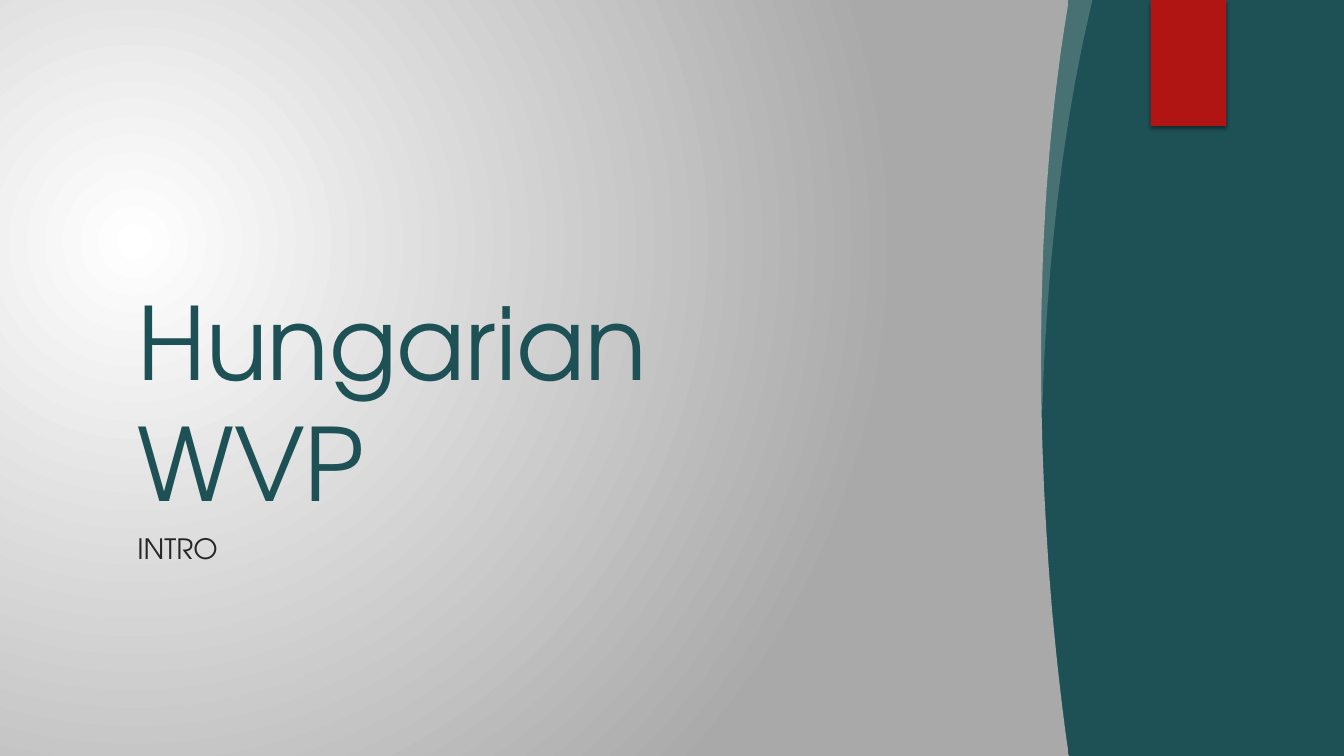
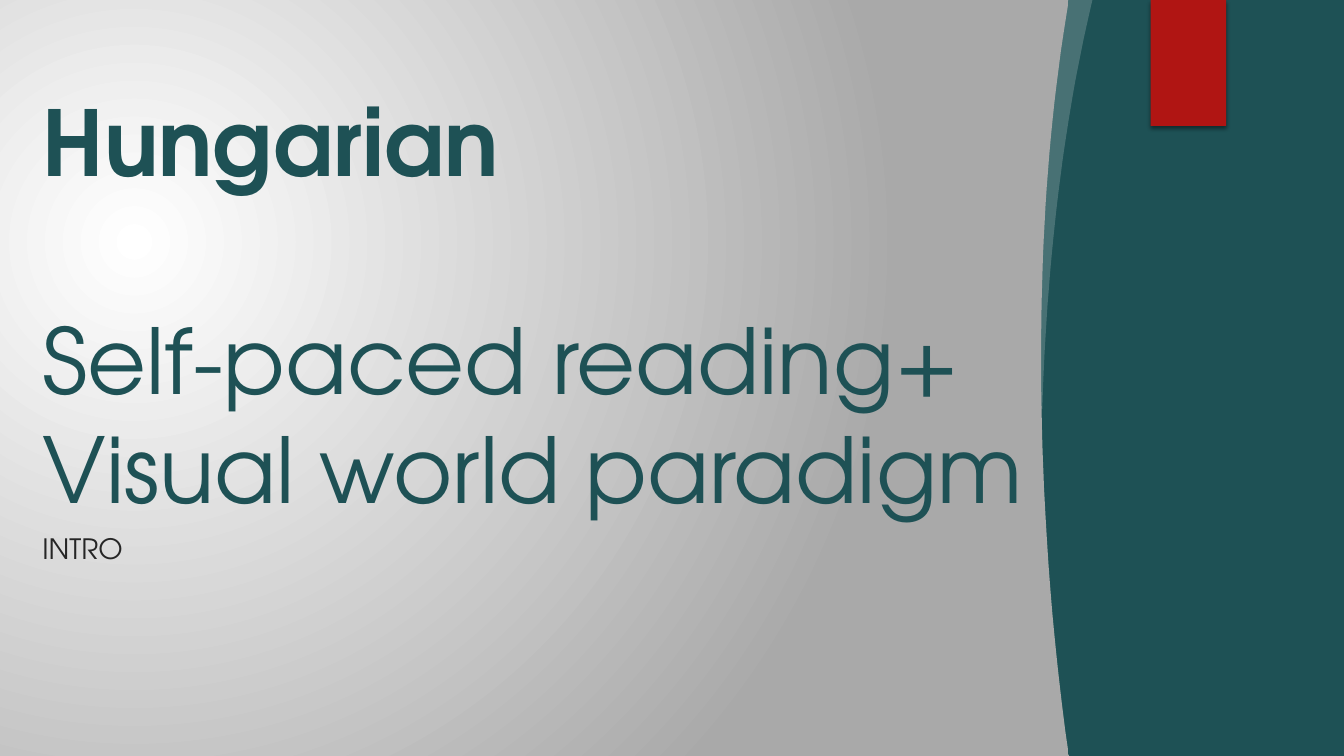
Before and after one commit to partigabor/pcibex-hun, a slide deck: slide 1 of hun.pptx. Drawn at 1344x756 pixels with LibreOffice and Linux fonts; fonts in the diff are those of the drawing; background and template pictures are left out. Boxes give left, top, right and bottom in pixels: in the first picture for what was removed or moved away, otherwise in the second. Text is boxed around its words. In the diff, an @@ line names an element or a change of style, - is before the commit and + after.

```diff
--- a/hun.pptx
+++ b/hun.pptx
@@ title at <box>42,106,1022,544</box>: text changed; size 72 to 64.8 pt @@
-Hungarian WVP
+Hungarian
+Self-paced reading+
+Visual world paradigm
@@ subtitle "INTRO": place and size @@
-subtitle "INTRO" at <box>137,538,217,560</box>
+subtitle "INTRO" at <box>42,538,122,560</box>
```
Also in this commit, not shown: 1 other slide changed, 17 slides added, 2 slides removed, 1 other file.
